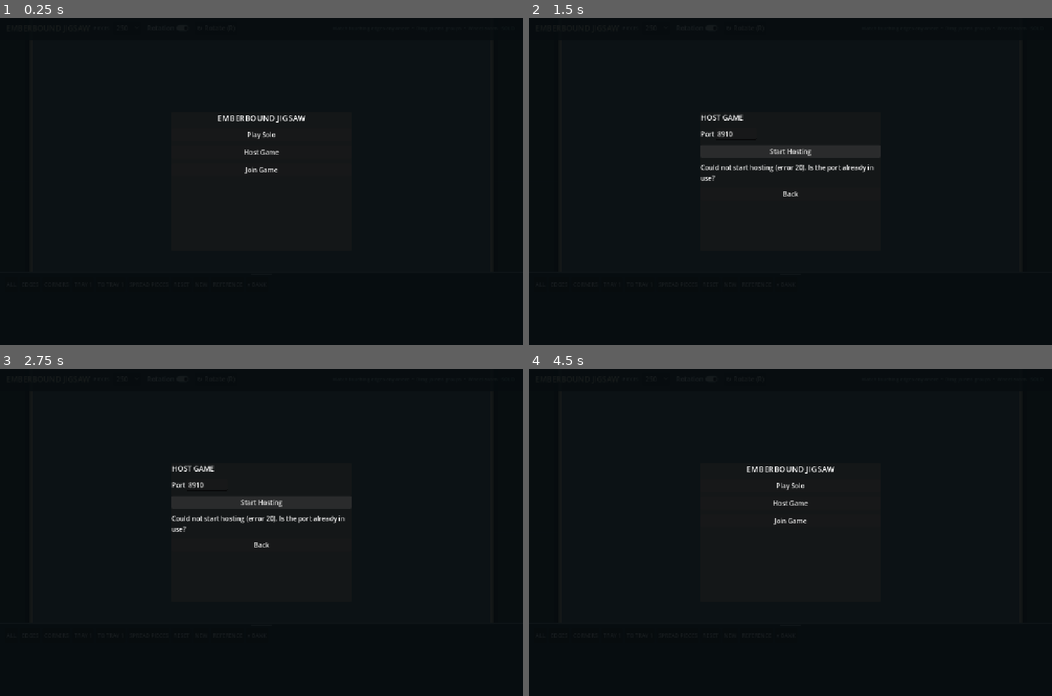
Above: before the commit, frames 1-4 (two rows, left to right).
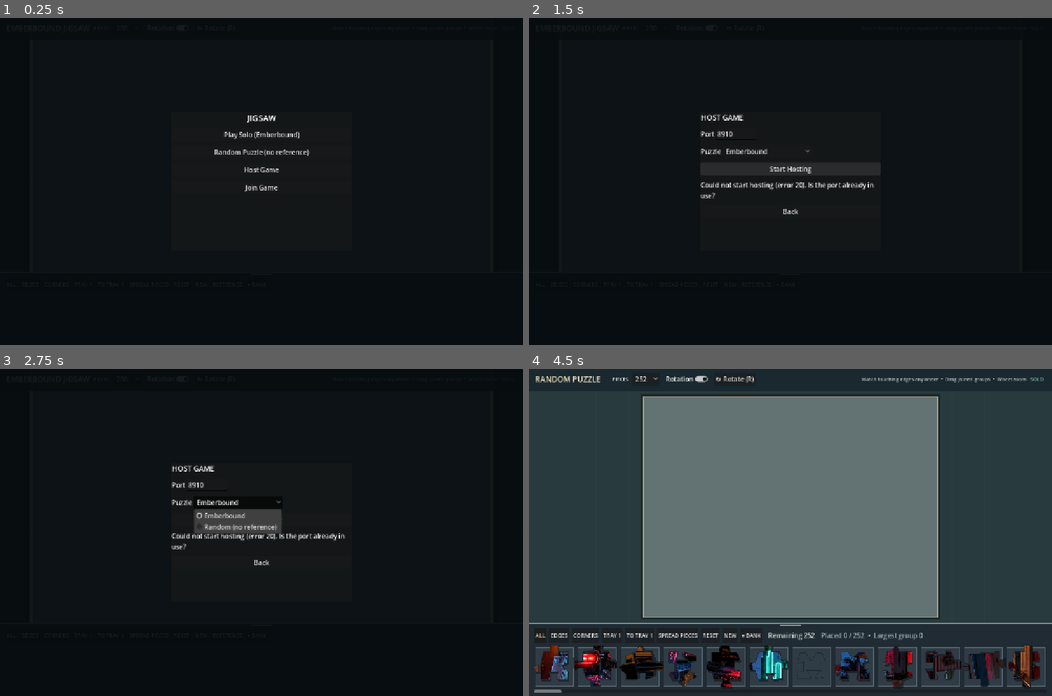
Above: after the commit, the same moments.

Repository: facesnatcher56-star/puzzle
Game: Godot game, scene res://scenes/main.tscn
Same seed, same stepped clock (60 frames per second), same inputs: the game is played once before the commit and once after it.
Inputs (mouse positions are in pixels of both pictures, inside the frame that each line leads up to):
- Up to frame 1 (0.25 s): no input
- Up to frame 2 (1.5 s): click "Host Game" at 0.5 s; click "Start Hosting" at 1.25 s
- Up to frame 3 (2.75 s): click (240, 503) at 2 s, where only the run after the commit has a clickable "Emberbound"
- Up to frame 4 (4.5 s): click "Back" at 2.75 s; click (790, 503) at 3.5 s, where only the run after the commit has a clickable "Random Puzzle (no reference)"; click (790, 555) at 4.25 s, where only the run before the commit has a clickable "Back"

The runs differ from the first frame. In frame 1, 0.7% of the frame differs, in the area x 41-60%, y 29-53%; in frame 2, 1.1%; in frame 3, 2.5%; in frame 4, 94%, in the area x 0-100%, y 0-100%.

Commit message:
Add Random Puzzle mode with four no-reference 4:3 puzzles
Co-Authored-By: Claude Sonnet 5.5 <noreply@anthropic.com>

Diff:
--- a/scripts/main.gd
+++ b/scripts/main.gd
@@ -4,6 +4,17 @@
 const PIECE_SCENE: PackedScene = preload("res://scenes/puzzle_piece.tscn")
 const BOARD_SIZE := Vector2(1122, 1402)
 const SIZES := [Vector2i(4, 6), Vector2i(6, 8), Vector2i(8, 12), Vector2i(10, 25)]
+# Random Puzzle mode: each entry is picked at random and played with no reference image.
+# Add more artwork here and it joins the pool automatically.
+const RANDOM_IMAGES := {
+	"motel": preload("res://assets/random/motel.webp"),
+	"hotel": preload("res://assets/random/hotel.webp"),
+	"subway": preload("res://assets/random/subway.webp"),
+	"bayou": preload("res://assets/random/bayou.webp"),
+}
+# Grids for the 4:3 random artwork; chosen so cells stay close to square.
+const RANDOM_SIZES := [Vector2i(6, 4), Vector2i(8, 6), Vector2i(12, 9), Vector2i(18, 14)]
+const RANDOM_SAVE_PATH := "user://autosave_random.json"
 
 @onready var camera: Camera2D = $Camera2D
 @onready var piece_layer: Node2D = $Pieces
@@ -11,6 +22,9 @@
 
 var manager := PuzzleManager.new()
 var source: Texture2D = SOURCE_IMAGE
+var image_id := "" # "" = the classic Emberbound puzzle, otherwise a RANDOM_IMAGES key
+var board_size := BOARD_SIZE
+var sizes: Array = SIZES
 var columns := 8
 var rows := 6
 var cell := Vector2(132, 117.333)
@@ -64,6 +78,7 @@
 var rotation_button: Button
 var rotation_toggle: CheckButton
 var size_picker: OptionButton
+var title_label: Label
 var top_hint: Label
 var network_status_label: Label
 var leave_button: Button
@@ -72,6 +87,7 @@
 var lobby_stack: VBoxContainer
 var lobby_sub_open := false
 var host_port_field: LineEdit
+var host_mode_picker: OptionButton
 var host_status_label: Label
 var join_address_field: LineEdit
 var join_status_label: Label
@@ -147,7 +163,7 @@
 		draw_line(Vector2(x, -5000), Vector2(x, 5000), Color(1, 1, 1, 0.014), 1)
 	for y in range(-4800, 5000, 160):
 		draw_line(Vector2(-5000, y), Vector2(5000, y), Color(1, 1, 1, 0.014), 1)
-	var board := Rect2(-BOARD_SIZE * 0.5, BOARD_SIZE)
+	var board := Rect2(-board_size * 0.5, board_size)
 	draw_rect(board.grow(17), Color(0.05, 0.08, 0.09, 0.45), true)
 	draw_rect(board.grow(7), Color("ab9e83"), true)
 	draw_rect(board, Color("637374"), true)
@@ -156,6 +172,8 @@
 func _start_puzzle(new_seed: bool) -> void:
 	if new_seed:
 		seed_value += 1
+		if image_id != "":
+			_apply_image(_pick_random_image())
 	for child in piece_layer.get_children():
 		child.queue_free()
 	table_views.clear()
@@ -165,11 +183,11 @@
 	bank_press_id = -1
 	_hide_preview()
 	_clear_ghost()
-	var grid: Vector2i = SIZES[size_picker.selected]
+	var grid: Vector2i = sizes[size_picker.selected]
 	columns = grid.x
 	rows = grid.y
-	cell = Vector2(BOARD_SIZE.x / columns, BOARD_SIZE.y / rows)
-	var generated := PuzzleGenerator.generate(source, columns, rows, seed_value, BOARD_SIZE, rotation_enabled)
+	cell = Vector2(board_size.x / columns, board_size.y / rows)
+	var generated := PuzzleGenerator.generate(source, columns, rows, seed_value, board_size, rotation_enabled)
 	if generated.size() != columns * rows:
 		push_error("Puzzle generation failed: expected %d pieces, got %d" % [columns * rows, generated.size()])
 		return
@@ -187,7 +205,7 @@
 func _fit_camera() -> void:
 	var viewport_size := get_viewport_rect().size
 	var available := Vector2(viewport_size.x - 64, viewport_size.y - bank.bank_height - 85)
-	var fit := minf(available.x / BOARD_SIZE.x, available.y / BOARD_SIZE.y)
+	var fit := minf(available.x / board_size.x, available.y / board_size.y)
 	camera.zoom = Vector2.ONE * fit
 	camera.position = Vector2(0, (bank.bank_height - 53) * 0.5 / fit)
 
@@ -209,21 +227,19 @@
 	top.offset_bottom = 36
 	top.add_theme_constant_override("separation", 9)
 	top_bg.add_child(top)
-	var title := Label.new()
-	title.text = "EMBERBOUND JIGSAW"
-	title.add_theme_font_size_override("font_size", 19)
-	title.add_theme_color_override("font_color", Color("f4e5c3"))
-	title.custom_minimum_size.x = 180
-	top.add_child(title)
+	title_label = Label.new()
+	title_label.text = "EMBERBOUND JIGSAW"
+	title_label.add_theme_font_size_override("font_size", 19)
+	title_label.add_theme_color_override("font_color", Color("f4e5c3"))
+	title_label.custom_minimum_size.x = 180
+	top.add_child(title_label)
 	var size_label := Label.new()
 	size_label.text = "PIECES"
 	size_label.add_theme_font_size_override("font_size", 12)
 	top.add_child(size_label)
 	size_picker = OptionButton.new()
 	size_picker.focus_mode = Control.FOCUS_NONE
-	for grid in SIZES:
-		size_picker.add_item(str(grid.x * grid.y))
-	size_picker.select(3)
+	_fill_size_picker()
 	size_picker.item_selected.connect(func(_index: int): _start_puzzle(false))
 	top.add_child(size_picker)
 	rotation_toggle = CheckButton.new()
@@ -387,19 +403,23 @@
 	_clear_lobby_stack()
 	lobby_sub_open = false
 	var title := Label.new()
-	title.text = "EMBERBOUND JIGSAW"
+	title.text = "JIGSAW"
 	title.add_theme_font_size_override("font_size", 20)
 	title.horizontal_alignment = HORIZONTAL_ALIGNMENT_CENTER
 	lobby_stack.add_child(title)
-	if SaveManager.has_save():
+	if SaveManager.has_save() or SaveManager.has_save(RANDOM_SAVE_PATH):
 		var hint := Label.new()
 		hint.text = "A puzzle in progress will resume automatically."
 		hint.autowrap_mode = TextServer.AUTOWRAP_WORD
 		lobby_stack.add_child(hint)
 	var solo_button := Button.new()
-	solo_button.text = "Play Solo"
+	solo_button.text = "Play Solo (Emberbound)"
 	solo_button.pressed.connect(_on_solo_pressed)
 	lobby_stack.add_child(solo_button)
+	var random_button := Button.new()
+	random_button.text = "Random Puzzle (no reference)"
+	random_button.pressed.connect(_on_random_pressed)
+	lobby_stack.add_child(random_button)
 	var host_button := Button.new()
 	host_button.text = "Host Game"
 	host_button.pressed.connect(_build_lobby_host)
@@ -425,6 +445,15 @@
 	host_port_field.text = str(NetworkSession.DEFAULT_PORT)
 	host_port_field.custom_minimum_size.x = 100
 	port_row.add_child(host_port_field)
+	var mode_row := HBoxContainer.new()
+	lobby_stack.add_child(mode_row)
+	var mode_label := Label.new()
+	mode_label.text = "Puzzle"
+	mode_row.add_child(mode_label)
+	host_mode_picker = OptionButton.new()
+	host_mode_picker.add_item("Emberbound")
+	host_mode_picker.add_item("Random (no reference)")
+	mode_row.add_child(host_mode_picker)
 	var start_button := Button.new()
 	start_button.text = "Start Hosting"
 	start_button.pressed.connect(_on_start_hosting_pressed)
@@ -480,7 +509,11 @@
 
 func _on_solo_pressed() -> void:
 	_hide_lobby()
-	_begin_local_session()
+	_begin_local_session(false)
+
+func _on_random_pressed() -> void:
+	_hide_lobby()
+	_begin_local_session(true)
 
 func _on_start_hosting_pressed() -> void:
 	var port := int(host_port_field.text)
@@ -493,12 +526,12 @@
 		return
 	lan.start_announcing(port, Callable(self, "_lan_label"))
 	_hide_lobby()
-	_begin_local_session()
+	_begin_local_session(host_mode_picker.selected == 1)
 	_update_network_status()
 
 func _lan_label() -> String:
 	var peer_count := 1 + multiplayer.get_peers().size()
-	return "Emberbound Jigsaw (%d online)" % peer_count
+	return "%s (%d online)" % ["Random Puzzle" if image_id != "" else "Emberbound Jigsaw", peer_count]
 
 func _on_connect_pressed() -> void:
 	lan.stop()
@@ -544,12 +577,55 @@
 		return
 	join_status_label.text = "Connecting..."
 
-func _begin_local_session() -> void:
-	var saved := SaveManager.load_state()
-	if not saved.is_empty():
+func _begin_local_session(random_mode: bool) -> void:
+	var saved := SaveManager.load_state(RANDOM_SAVE_PATH if random_mode else SaveManager.SAVE_PATH)
+	if not saved.is_empty() and _save_matches_mode(saved, random_mode):
 		_restore_puzzle(saved)
+		return
+	if random_mode:
+		seed_value = randi_range(1, 1000000)
+		_apply_image(_pick_random_image())
 	else:
-		_start_puzzle(false)
+		_apply_image("")
+	_start_puzzle(false)
+
+func _save_matches_mode(saved: Dictionary, random_mode: bool) -> bool:
+	var saved_image := str(saved.get("image_id", ""))
+	if not random_mode:
+		return saved_image == ""
+	return RANDOM_IMAGES.has(saved_image)
+
+func _save_path() -> String:
+	return RANDOM_SAVE_PATH if image_id != "" else SaveManager.SAVE_PATH
+
+# Never repeats the image currently on the table, so "New puzzle" is always a visible change.
+func _pick_random_image() -> String:
+	var ids := RANDOM_IMAGES.keys()
+	var options := ids.filter(func(id): return id != image_id)
+	if options.is_empty():
+		options = ids
+	return options[randi() % options.size()]
+
+func _fill_size_picker() -> void:
+	size_picker.clear()
+	for grid in sizes:
+		size_picker.add_item(str(grid.x * grid.y))
+	size_picker.select(sizes.size() - 1)
+
+# Switches artwork/board/grid options; Random mode has no reference image, so it is hidden there.
+func _apply_image(id: String) -> void:
+	image_id = id
+	var random_mode := id != ""
+	source = RANDOM_IMAGES[id] if random_mode else SOURCE_IMAGE
+	board_size = source.get_size()
+	sizes = RANDOM_SIZES if random_mode else SIZES
+	_fill_size_picker()
+	title_label.text = "RANDOM PUZZLE" if random_mode else "EMBERBOUND JIGSAW"
+	reference_image_view.texture = source
+	reference_overlay.visible = false
+	bank.buttons["reference"].visible = not random_mode
+	reference_zoom = 1.0
+	_update_reference_image_layout()
 
 func _on_leave_pressed() -> void:
 	lan.stop()
@@ -603,7 +679,7 @@
 func _puzzle_config() -> Dictionary:
 	return {
 		"seed_value": seed_value, "columns": columns, "rows": rows,
-		"rotation_enabled": rotation_enabled,
+		"rotation_enabled": rotation_enabled, "image_id": image_id,
 		"elapsed_ms": Time.get_ticks_msec() - manager.started_at
 	}
 
@@ -617,17 +693,22 @@
 	bank_press_id = -1
 	_hide_preview()
 	_clear_ghost()
+	var saved_image := str(saved.get("image_id", ""))
+	if saved_image != "" and not RANDOM_IMAGES.has(saved_image):
+		push_error("Puzzle restore failed: unknown image '%s'" % saved_image)
+		return
+	_apply_image(saved_image)
 	seed_value = int(saved.seed_value)
 	columns = int(saved.columns)
 	rows = int(saved.rows)
 	rotation_enabled = bool(saved.rotation_enabled)
 	rotation_toggle.button_pressed = rotation_enabled
 	rotation_button.visible = rotation_enabled
-	cell = Vector2(BOARD_SIZE.x / columns, BOARD_SIZE.y / rows)
-	var size_index := SIZES.find(Vector2i(columns, rows))
+	cell = Vector2(board_size.x / columns, board_size.y / rows)
+	var size_index := sizes.find(Vector2i(columns, rows))
 	if size_index >= 0:
 		size_picker.select(size_index)
-	var generated := PuzzleGenerator.generate(source, columns, rows, seed_value, BOARD_SIZE, rotation_enabled)
+	var generated := PuzzleGenerator.generate(source, columns, rows, seed_value, board_size, rotation_enabled)
 	if generated.size() != columns * rows:
 		push_error("Puzzle restore failed: expected %d pieces, got %d" % [columns * rows, generated.size()])
 		return
@@ -664,7 +745,7 @@
 		piece_snapshots.append(snap)
 	var data := _puzzle_config()
 	data["pieces"] = piece_snapshots
-	SaveManager.save(data)
+	SaveManager.save(data, _save_path())
 	save_dirty = false
 	last_saved_msec = Time.get_ticks_msec()
 
@@ -822,6 +903,8 @@
 	elif action == "new":
 		_start_puzzle(true)
 	elif action == "reference":
+		if image_id != "":
+			return
 		reference_overlay.visible = true
 		_hide_preview()
 	elif action == "collapse":
@@ -1190,10 +1273,10 @@
 	if group_ids.is_empty():
 		return
 	group_ids.sort()
-	var origin := Vector2(BOARD_SIZE.x * 0.62, -BOARD_SIZE.y * 0.42)
+	var origin := Vector2(board_size.x * 0.62, -board_size.y * 0.42)
 	var cursor := origin
 	var row_height := 0.0
-	var available_width := BOARD_SIZE.x * 1.7
+	var available_width := board_size.x * 1.7
 	var gap := minf(cell.x, cell.y) * 0.72
 	for group_id in group_ids:
 		var members: Array = manager.clusters[group_id]
--- /dev/null
+++ b/tests/random_mode.gd
@@ -0,0 +1,46 @@
+extends SceneTree
+
+var failures := 0
+
+func _initialize() -> void:
+	call_deferred("_run")
+
+func _check(ok: bool, message: String) -> void:
+	if not ok:
+		failures += 1
+		push_error("RANDOM MODE TEST FAILED: " + message)
+
+func _run() -> void:
+	var game = load("res://scenes/main.tscn").instantiate()
+	root.add_child(game)
+	game._hide_lobby()
+	SaveManager.delete_save(game.RANDOM_SAVE_PATH)
+	game._begin_local_session(true)
+	await process_frame
+	_check(game.RANDOM_IMAGES.has(game.image_id), "random mode picks one of the bundled images")
+	_check(game.board_size == game.source.get_size(), "board matches the picked image")
+	_check(game.manager.pieces.size() == 252, "default random puzzle has 252 pieces")
+	_check(not game.bank.buttons["reference"].visible, "reference button hidden")
+	game._on_bank_action("reference")
+	_check(not game.reference_overlay.visible, "reference window cannot open")
+	var seen := {}
+	for i in range(30):
+		var before: String = game.image_id
+		game._start_puzzle(true)
+		_check(game.image_id != before, "new puzzle switches image")
+		seen[game.image_id] = true
+	_check(seen.size() >= 3, "several different images appear")
+	# Save/restore round trip keeps the image.
+	game._on_bank_action("spread")
+	game._write_save()
+	var saved_id: String = game.image_id
+	var saved := SaveManager.load_state(game.RANDOM_SAVE_PATH)
+	_check(str(saved.image_id) == saved_id, "save records the image")
+	game._begin_local_session(false)
+	_check(game.image_id == "" and game.source.get_size() == Vector2(1122, 1402), "classic mode is unaffected")
+	_check(game.bank.buttons["reference"].visible, "reference returns in classic mode")
+	game._begin_local_session(true)
+	_check(game.image_id == saved_id, "random mode resumes its saved image")
+	SaveManager.delete_save(game.RANDOM_SAVE_PATH)
+	print("random mode test done, failures: ", failures)
+	quit(1 if failures > 0 else 0)
Binary file added: assets/random/bayou.webp
Not shown, added: assets/random/bayou.webp.import
Binary file added: assets/random/hotel.webp
Not shown, added: assets/random/hotel.webp.import
Binary file added: assets/random/motel.webp
Not shown, added: assets/random/motel.webp.import
Binary file added: assets/random/subway.webp
Not shown, added: assets/random/subway.webp.import
